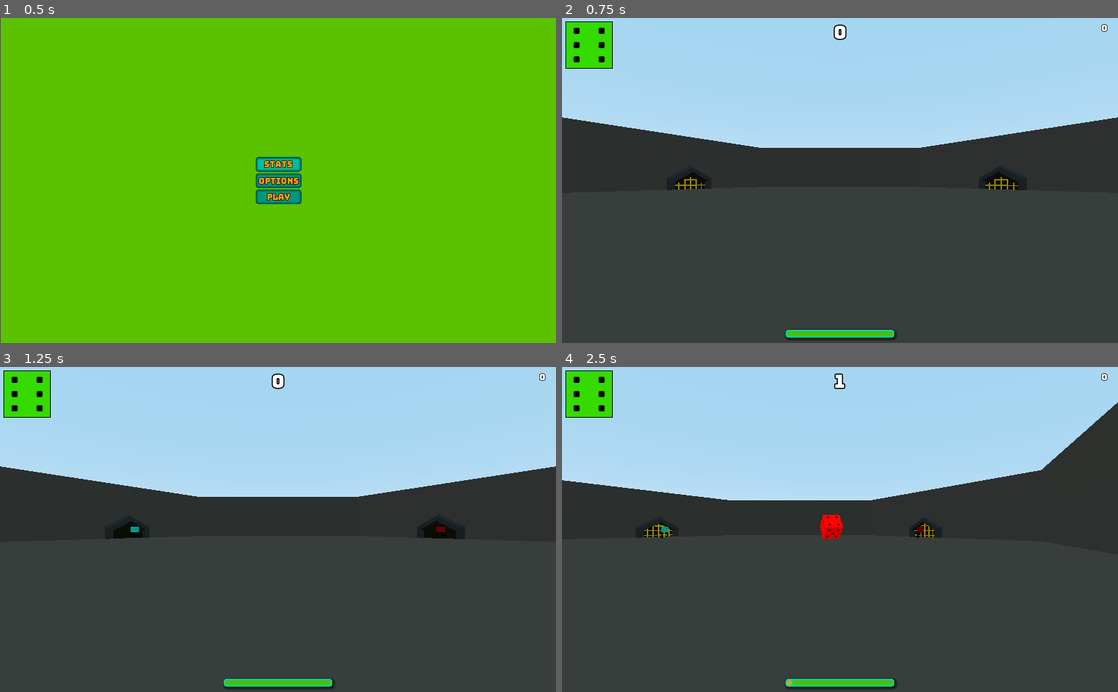
Above: before the commit, frames 1-4 (two rows, left to right).
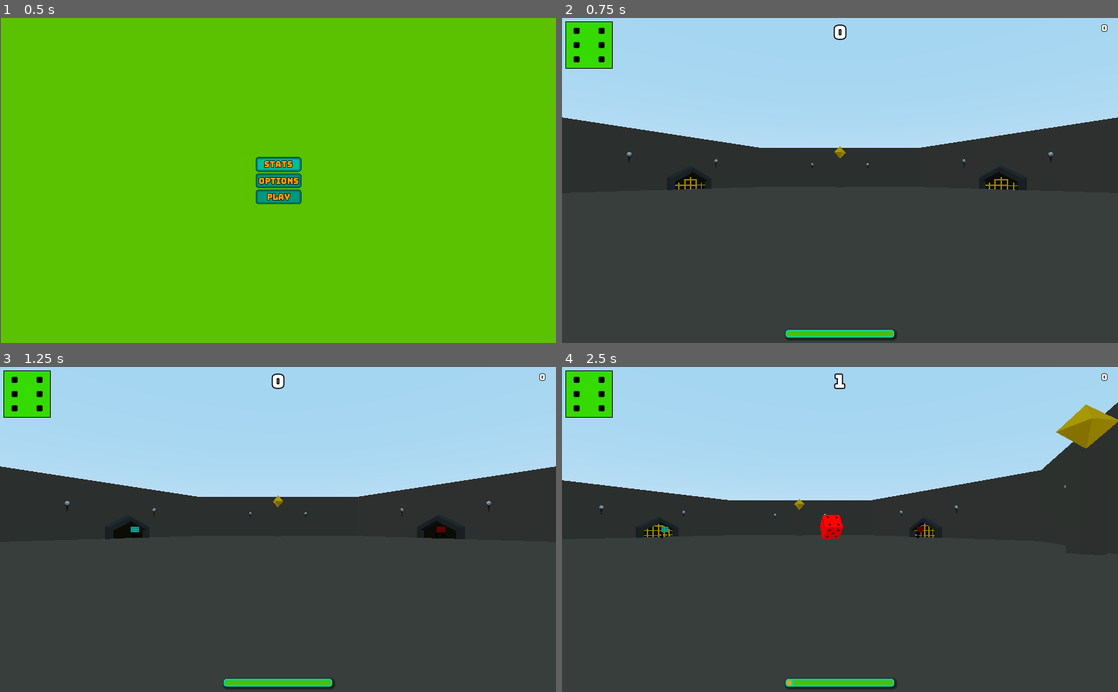
Above: after the commit, the same moments.

Repository: the-alex-g/PolyhedralArena
Game: Godot game, scene res://Menu/MainMenu.tscn
Two runs of this game, one before a commit and one after it. Both use one fixed random seed, a clock stepped at 60 frames per second and the inputs below.
Inputs:
- Up to frame 1 (0.5 s): no input
- Up to frame 2 (0.75 s): click "Play" at 0.5 s
- Up to frame 3 (1.25 s): no input
- Up to frame 4 (2.5 s): tap Enter at 1.25 s; hold D (right) 1.28-2.03 s; hold Space (throw) 1.28-2.03 s; hold S (backward) from 2.03 s (still down); tap Space (throw) at 2.1 s

Frame 1 is identical in both runs. In frame 2, less than 0.1% of the frame differs, in the area x 11-89%, y 39-47%; in frame 3, less than 0.1%; in frame 4, 0.8%, in the area x 6-100%, y 11-47%.

Commit message:
Add embellishments to the arena

Diff:
--- a/project/Effects/FloatingText.tscn
+++ b/project/Effects/FloatingText.tscn
@@ -5,7 +5,7 @@
 
 [sub_resource type="DynamicFont" id=4]
 size = 40
-outline_size = 2
+outline_size = 3
 outline_color = Color( 0, 0, 0, 1 )
 font_data = ExtResource( 1 )
 
--- /dev/null
+++ b/project/Effects/Scenery/Pillar.tscn
@@ -0,0 +1,58 @@
+[gd_scene load_steps=5 format=2]
+
+[ext_resource path="res://Materials/WallMaterial.tres" type="Material" id=1]
+[ext_resource path="res://Materials/Gold.tres" type="Material" id=2]
+
+[sub_resource type="Animation" id=1]
+length = 0.001
+tracks/0/type = "value"
+tracks/0/path = NodePath("CSGCylinder/CSGSphere:rotation_degrees")
+tracks/0/interp = 1
+tracks/0/loop_wrap = true
+tracks/0/imported = false
+tracks/0/enabled = true
+tracks/0/keys = {
+"times": PoolRealArray( 0 ),
+"transitions": PoolRealArray( 1 ),
+"update": 0,
+"values": [ Vector3( 0, 360, 0 ) ]
+}
+
+[sub_resource type="Animation" id=2]
+resource_name = "spin"
+length = 4.0
+loop = true
+tracks/0/type = "value"
+tracks/0/path = NodePath("CSGCylinder/CSGSphere:rotation_degrees")
+tracks/0/interp = 1
+tracks/0/loop_wrap = true
+tracks/0/imported = false
+tracks/0/enabled = true
+tracks/0/keys = {
+"times": PoolRealArray( 0, 4 ),
+"transitions": PoolRealArray( 1, 1 ),
+"update": 0,
+"values": [ Vector3( 0, 0, 0 ), Vector3( 0, 360, 0 ) ]
+}
+
+[node name="Spatial" type="Spatial"]
+
+[node name="CSGCylinder" type="CSGCylinder" parent="."]
+transform = Transform( 1, 0, 0, 0, 1, 0, 0, 0, 1, 0, -1.5, 0 )
+height = 7.0
+sides = 6
+smooth_faces = false
+material = ExtResource( 1 )
+
+[node name="CSGSphere" type="CSGSphere" parent="CSGCylinder"]
+transform = Transform( 1, 0, 1.74846e-07, 0, 1, 0, -1.74846e-07, 0, 1, 0, 5.19783, 0 )
+radius = 1.5
+radial_segments = 4
+rings = 2
+smooth_faces = false
+material = ExtResource( 2 )
+
+[node name="AnimationPlayer" type="AnimationPlayer" parent="."]
+autoplay = "spin"
+anims/RESET = SubResource( 1 )
+anims/spin = SubResource( 2 )
--- /dev/null
+++ b/project/Effects/Scenery/Sconce.tscn
@@ -0,0 +1,24 @@
+[gd_scene load_steps=3 format=2]
+
+[ext_resource path="res://Dice/SixSidedDie.tscn" type="PackedScene" id=1]
+[ext_resource path="res://Materials/Steel.tres" type="Material" id=3]
+
+[node name="Sconce" type="Spatial"]
+transform = Transform( 2, 0, 0, 0, 2, 0, 0, 0, 2, 0, 0, 0 )
+
+[node name="CSGBox" type="CSGBox" parent="."]
+transform = Transform( -4.37114e-08, 0, 1, 0, 1, 0, -1, 0, -4.37114e-08, 0, 0, 0 )
+width = 0.1
+height = 0.2
+depth = 0.4
+material = ExtResource( 3 )
+
+[node name="CSGCylinder" type="CSGCylinder" parent="CSGBox"]
+transform = Transform( 1, 0, 0, 0, -1, 8.74228e-08, 0, -8.74228e-08, -1, 0, 0, 0.2 )
+radius = 0.2
+sides = 6
+cone = true
+material = ExtResource( 3 )
+
+[node name="Die" parent="CSGBox/CSGCylinder" instance=ExtResource( 1 )]
+transform = Transform( 0.264543, 0.00412528, 0.3, 0.222668, 0.265366, -0.2, -0.201087, 0.299273, 0.173205, 6.15888e-09, -0.846606, 8.9407e-08 )
--- a/project/Main/Main.tscn
+++ b/project/Main/Main.tscn
@@ -7,6 +7,7 @@
 [ext_resource path="res://Main/Spawner.tscn" type="PackedScene" id=5]
 [ext_resource path="res://Main/HUD.tscn" type="PackedScene" id=6]
 [ext_resource path="res://SFX/MainLoop.ogg" type="AudioStream" id=7]
+[ext_resource path="res://Effects/Scenery/Pillar.tscn" type="PackedScene" id=8]
 
 [sub_resource type="BoxShape" id=1]
 extents = Vector3( 40, 0.1, 40 )
@@ -22,19 +23,28 @@
 [node name="Walls" type="Spatial" parent="."]
 
 [node name="StaticBody" parent="Walls" instance=ExtResource( 2 )]
-transform = Transform( 1, 0, 0, 0, 1, 0, 0, 0, 1, 34, 5, 0 )
+transform = Transform( -1, 0, -8.74228e-08, 0, 1, 0, 8.74228e-08, 0, -1, 34, 5, 0 )
 
 [node name="StaticBody2" parent="Walls" instance=ExtResource( 2 )]
 transform = Transform( 1, 0, 0, 0, 1, 0, 0, 0, 1, -34, 5, 0 )
 
+[node name="Spatial" parent="Walls/StaticBody2" instance=ExtResource( 8 )]
+transform = Transform( 1, 0, 0, 0, 1, 0, 0, 0, 1, 2, 0, 0 )
+
 [node name="StaticBody3" parent="Walls" instance=ExtResource( 2 )]
-transform = Transform( 0.5, 0, 0.866025, 0, 1, 0, -0.866025, 0, 0.5, 17, 5, -30 )
+transform = Transform( -0.5, 0, -0.866025, 0, 1, 0, 0.866025, 0, -0.5, 17, 5, -30 )
+
+[node name="Spatial" parent="Walls/StaticBody3" instance=ExtResource( 8 )]
+transform = Transform( 1, 0, 0, 0, 1, 0, 0, 0, 1, 2.02046, 0, -0.701412 )
 
 [node name="StaticBody4" parent="Walls" instance=ExtResource( 2 )]
 transform = Transform( 0.5, 0, 0.866025, 0, 1, 0, -0.866025, 0, 0.5, -17, 5, 30 )
 
 [node name="StaticBody5" parent="Walls" instance=ExtResource( 2 )]
-transform = Transform( 0.5, 0, -0.866025, 0, 1, 0, 0.866025, 0, 0.5, 17, 5, 30 )
+transform = Transform( -0.5, 0, 0.866025, 0, 1, 0, -0.866025, 0, -0.5, 17, 5, 30 )
+
+[node name="Spatial" parent="Walls/StaticBody5" instance=ExtResource( 8 )]
+transform = Transform( 1, 0, 0, 0, 1, 0, 0, 0, 1, 2.09187, 0, -0.362305 )
 
 [node name="StaticBody6" parent="Walls" instance=ExtResource( 2 )]
 transform = Transform( 0.5, 0, -0.866025, 0, 1, 0, 0.866025, 0, 0.5, -17, 5, -30 )
@@ -53,7 +63,7 @@
 [node name="Spawns" type="Spatial" parent="."]
 
 [node name="Spawnpoint" parent="Spawns" instance=ExtResource( 5 )]
-transform = Transform( 1, 0, 0, 0, 1, 0, 0, 0, 1, 32.7, 0, 0 )
+transform = Transform( -1, 0, -8.74228e-08, 0, 1, 0, 8.74228e-08, 0, -1, 32.7, 0, 0 )
 
 [node name="Spawnpoint5" parent="Spawns" instance=ExtResource( 5 )]
 transform = Transform( 0.5, 0, 0.866025, 0, 1, 0, -0.866025, 0, 0.5, -17.9827, 0, 28.0241 )
--- a/project/Main/Wall.tscn
+++ b/project/Main/Wall.tscn
@@ -1,6 +1,7 @@
-[gd_scene load_steps=3 format=2]
+[gd_scene load_steps=4 format=2]
 
 [ext_resource path="res://Materials/WallMaterial.tres" type="Material" id=1]
+[ext_resource path="res://Effects/Scenery/Sconce.tscn" type="PackedScene" id=2]
 
 [sub_resource type="BoxShape" id=1]
 extents = Vector3( 0.5, 5, 20 )
@@ -16,3 +17,9 @@
 height = 10.0
 depth = 40.0
 material = ExtResource( 1 )
+
+[node name="Sconce" parent="." instance=ExtResource( 2 )]
+transform = Transform( 1, 0, 0, 0, 1, 0, 0, 0, 1, 0.679, 0, 7 )
+
+[node name="Sconce2" parent="." instance=ExtResource( 2 )]
+transform = Transform( 1, 0, 0, 0, 1, 0, 0, 0, 1, 0.679, 0, -7 )
--- a/project/environment.tres
+++ b/project/environment.tres
@@ -5,3 +5,4 @@
 [resource]
 background_mode = 2
 background_sky = SubResource( 1 )
+background_color = Color( 0.85098, 0, 1, 1 )
Not shown: 1 places in project/Main/Main.tscn that only renumber resources
